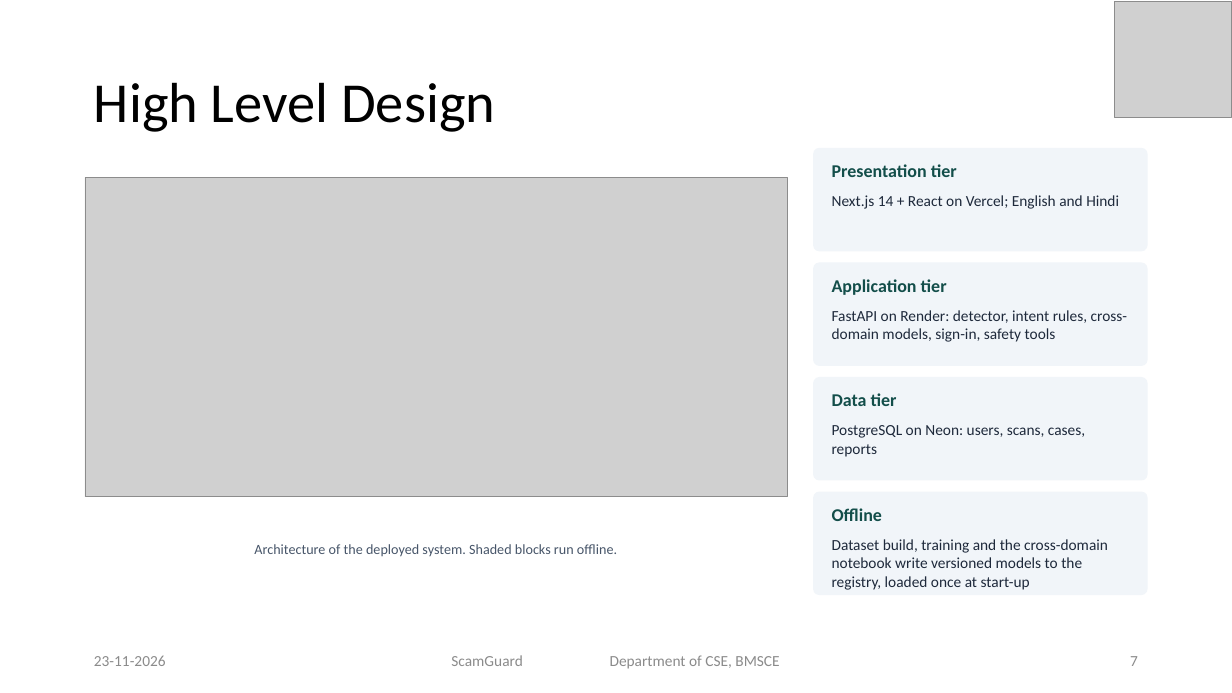
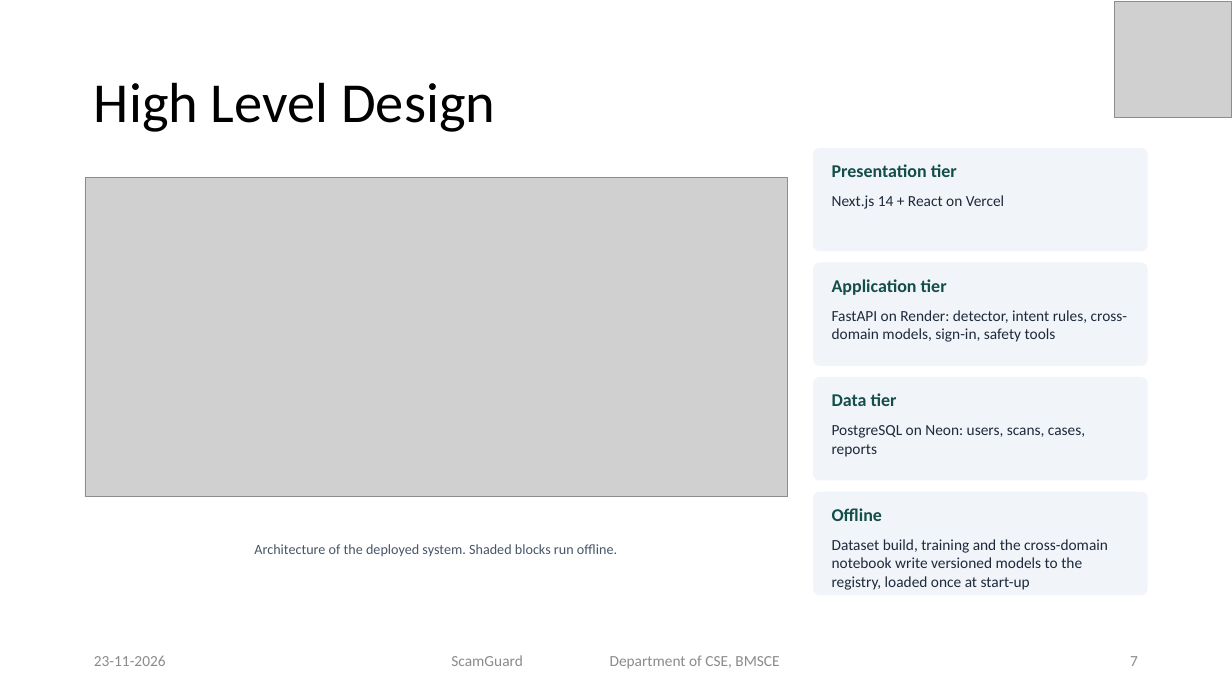
Before and after one commit to priyamthakur275/ScamGuard-AI, a slide deck: slide 7 of docs/presentation/ScamGuard_Final_Presentation.pptx. Drawn at 1232x693 pixels with LibreOffice and Linux fonts; fonts in the diff are those of the drawing; grey boxes stand for pictures. Boxes give left, top, right and bottom in pixels: in the first picture for what was removed or moved away, otherwise in the second. Text is boxed around its words. In the diff, an @@ line names an element or a change of style, - is before the commit and + after.

```diff
--- a/docs/presentation/ScamGuard_Final_Presentation.pptx
+++ b/docs/presentation/ScamGuard_Final_Presentation.pptx
@@ text at (832, 195, 1004, 209): text changed @@
-Next.js 14 + React on Vercel; English and Hindi
+Next.js 14 + React on Vercel
```
Also in this commit, not shown: 4 other slides changed, 9 other files.
